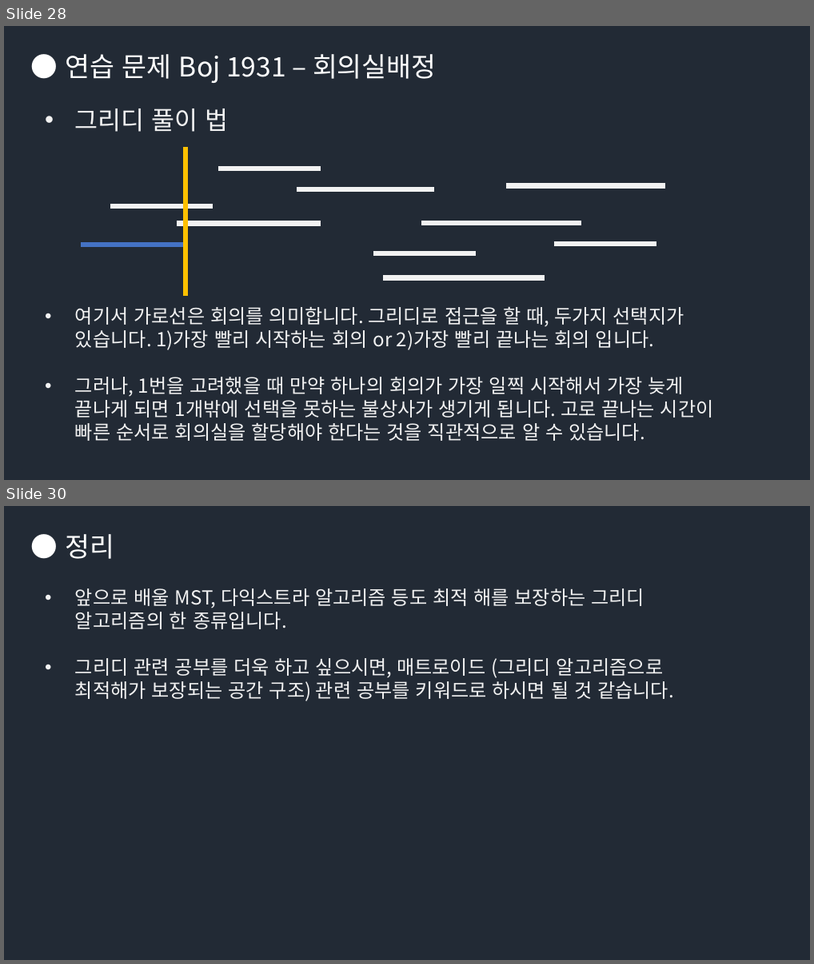
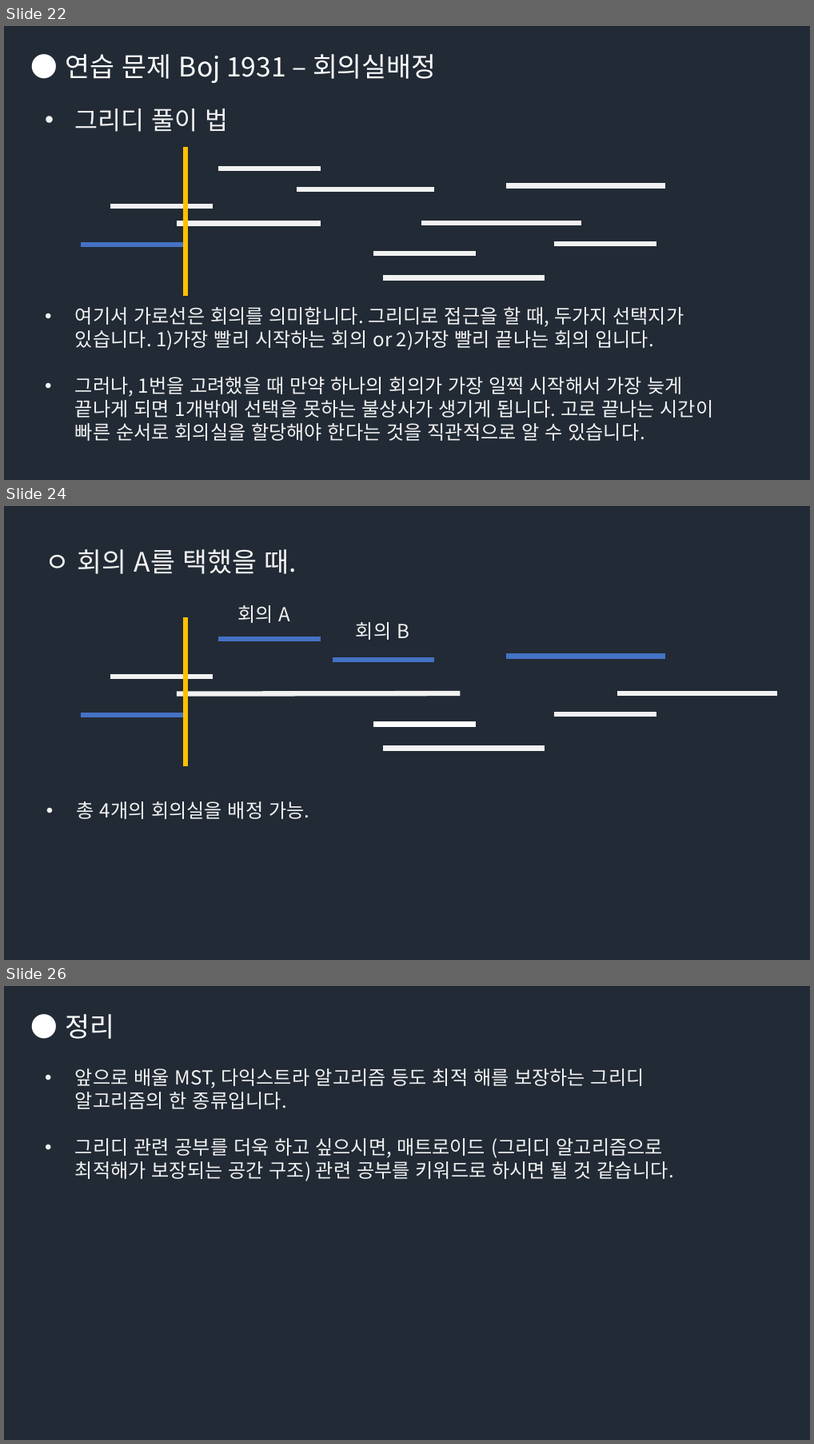
Before and after one commit to Groot-Space/Groot-space.github.io, a slide deck: assets/images/그리디/그리디.pptx. Shown one above the other, each under a label of ours: slides 28 and 30 before the commit, slides 22, 24 and 26 after it; the slides between them are not shown. The pictures are 814x964 and 814x1444 pixels, drawn with LibreOffice and Linux fonts; fonts in the diff are those of the drawing. Boxes give left, top, right and bottom in pixels: in the first picture for what was removed or moved away, otherwise in the second. Text is boxed around its words. In the diff, an @@ line names an element or a change of style, - is before the commit and + after.

```diff
--- a/assets/images/그리디/그리디.pptx
+++ b/assets/images/그리디/그리디.pptx
@@ slide 24 added at bbox=[4, 506, 810, 960], background #222A35 @@
@@ text added at bbox=[45, 549, 297, 574], 32 pt, text #F2F2F2 @@
+ㅇ 회의 A를 택했을 때.
@@ line added from (186, 617) to (186, 767), #FFC000 6 pt @@
@@ text added at bbox=[238, 605, 291, 623], 23 pt, text #F2F2F2 @@
+회의 A
@@ text added at bbox=[356, 622, 410, 640], 23 pt, text #F2F2F2 @@
+회의 B
@@ line added from (218, 639) to (321, 639), #4472C4 6 pt @@
@@ line added from (333, 660) to (434, 660), #4472C4 6 pt @@
@@ line added from (506, 656) to (666, 656), #4472C4 6 pt @@
@@ line added from (110, 676) to (214, 676), #F2F2F2 6 pt @@
@@ line added from (177, 693) to (460, 693), #F2F2F2 6 pt @@
@@ line added from (618, 693) to (778, 693), #F2F2F2 6 pt @@
@@ line added from (82, 715) to (184, 715), #4472C4 6 pt @@
@@ line added from (554, 714) to (657, 714), #F2F2F2 6 pt @@
@@ line added from (374, 724) to (476, 724), #FFFFFF 6 pt @@
@@ line added from (384, 748) to (545, 748), #F2F2F2 6 pt @@
@@ text added at bbox=[77, 801, 310, 819], 23 pt, text #F2F2F2 @@
+• 총 4개의 회의실을 배정 가능.
@@ what was slide 28 is now slide 22 @@
@@ what was slide 30 is now slide 26 @@
```
Also in this commit, not shown: 2 slides changed, 2 other slides added, 7 slides removed.
